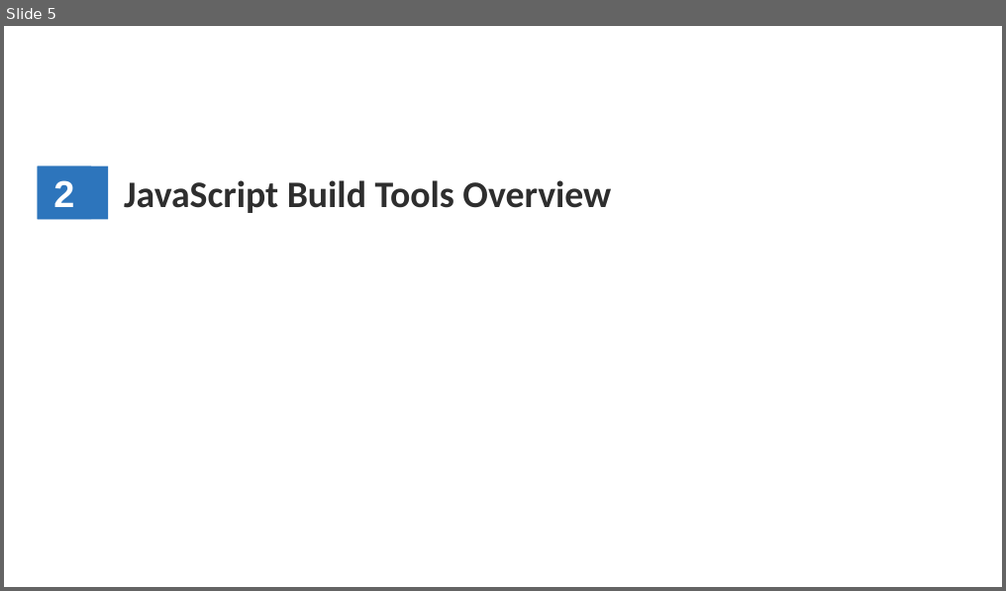
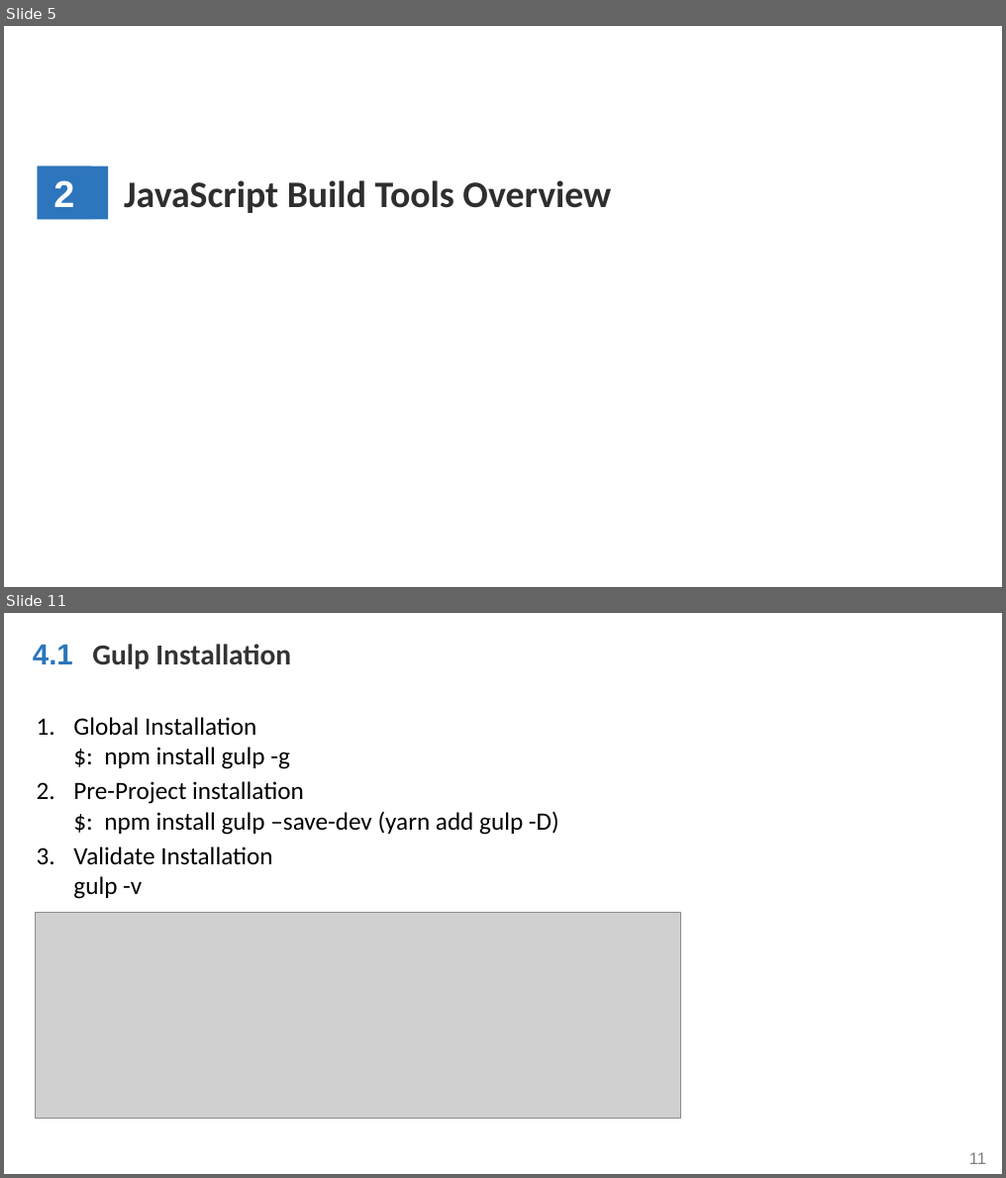
Before and after one commit to WenhaoXu/full-stack-web-course, a slide deck: engineering/2017/Gulp.pptx. Shown one above the other, each under a label of ours: slide 5 before the commit, slides 5 and 11 after it; the slides between them are not shown. The pictures are 1006x591 and 1006x1178 pixels, drawn with LibreOffice and Linux fonts; fonts in the diff are those of the drawing; grey boxes stand for pictures; background and template pictures are left out. Boxes give left, top, right and bottom in pixels: in the first picture for what was removed or moved away, otherwise in the second. Text is boxed around its words. In the diff, an @@ line names an element or a change of style, - is before the commit and + after.

Commit message:
[Engineering] update gulp ppt.

```diff
--- a/engineering/2017/Gulp.pptx
+++ b/engineering/2017/Gulp.pptx
@@ slide 11 added at (4, 613, 1002, 1174), background #FFFFFF; not listed: 1 template element that a slide beside it also shows @@
@@ text added at (33, 644, 73, 664), 28 pt, text #2D75BC, bold @@
+4.1
@@ text added at (92, 644, 291, 669), 28 pt, text #333333, bold @@
+Gulp Installation
@@ text added at (73, 717, 559, 899), 24 pt, text #000000 @@
+1. Global Installation
+   $: npm install gulp -g
+2. Pre-Project installation
+   $: npm install gulp –save-dev (yarn add gulp -D)
+3. Validate Installation
+   gulp -v
@@ picture added at (36, 912, 681, 1118) @@
```
Also in this commit, not shown: 2 slides changed, 14 other slides added, 4 slides removed.
